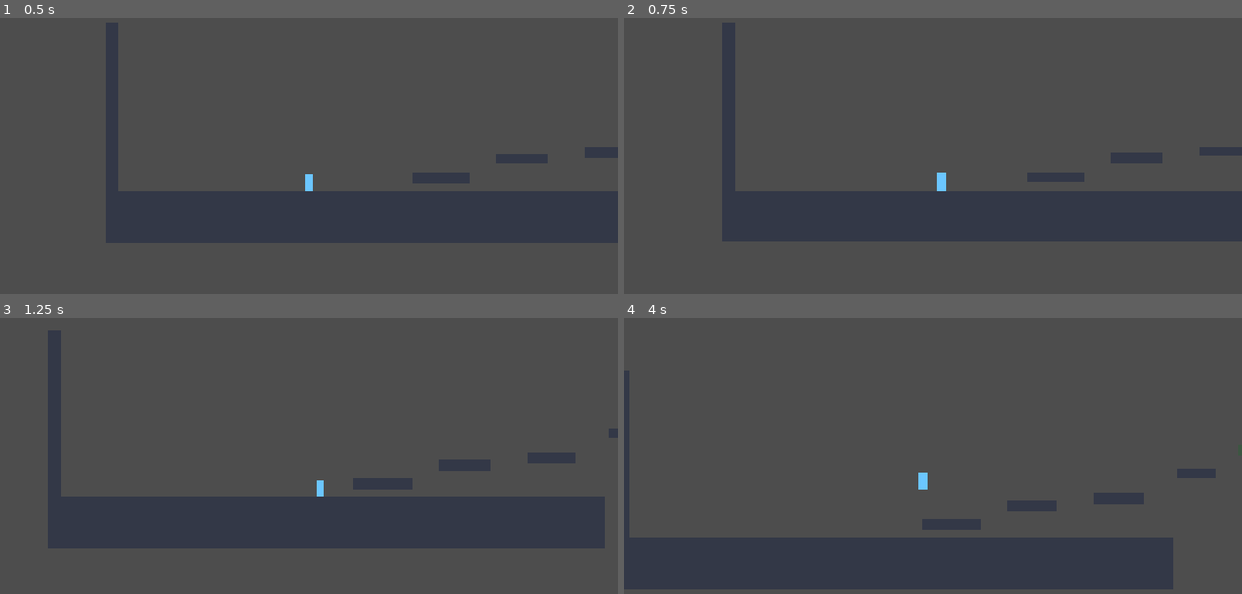
Above: before the commit, frames 1-4 (two rows, left to right).
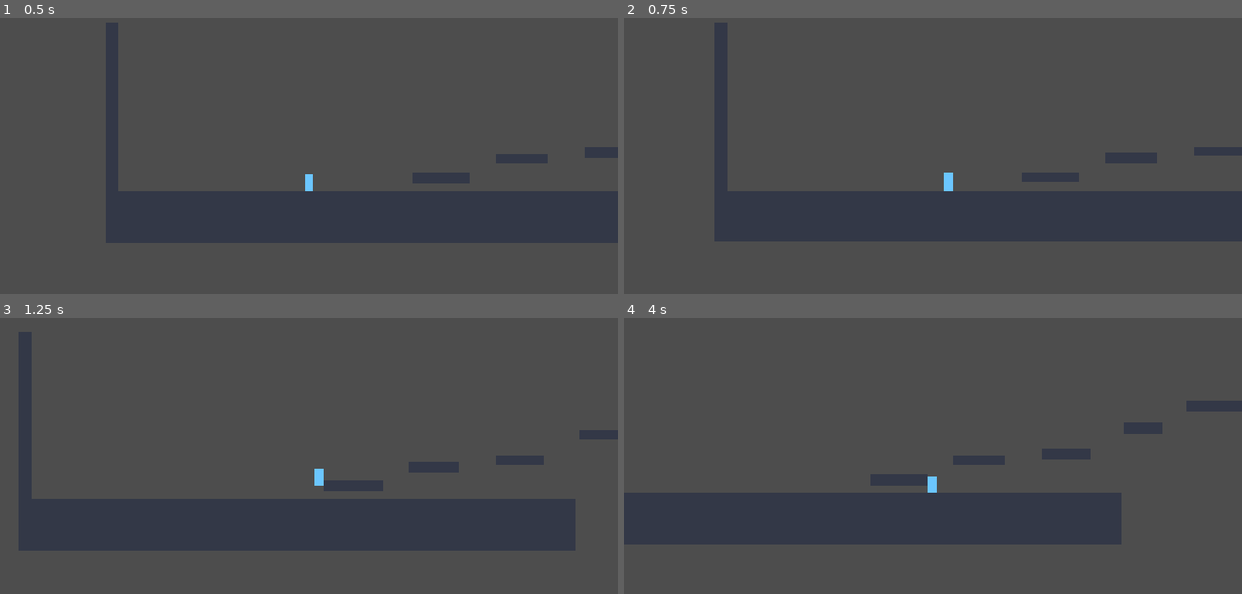
Above: after the commit, the same moments.

Repository: p4inz-code/project-ascent
Game: Godot game, scene res://scenes/main_scene.tscn
Same seed, same stepped clock (60 frames per second), same inputs: the game is played once before the commit and once after it.
Inputs (mouse positions are in pixels of both pictures, inside the frame that each line leads up to):
- Up to frame 1 (0.5 s): no input
- Up to frame 2 (0.75 s): tap Enter (ui_accept) at 0.5 s; move the mouse to (1068, 164) at 0.52 s; hold D (move_right) from 0.53 s (still down); tap Shift (dash) at 0.6 s; click (1068, 164) at 0.67 s
- Up to frame 3 (1.25 s): keep holding D (move_right); tap Space (jump) at 0.77, 1.07 s; tap J at 0.8 s
- Up to frame 4 (4 s): release D (move_right) at 1.25 s; drag from (809, 500) to (902, 552) at 1.27 s; move the mouse to (994, 406) at 2.02 s; hold D (move_right) 2.03-2.75 s; hold Space (jump) 2.03-2.75 s; tap Shift (dash) at 2.3 s; drag from (902, 552) to (747, 428) at 2.77 s; move the mouse to (1118, 533) at 3.52 s; hold A (move_left) from 3.53 s (still down); hold Space (jump) from 3.53 s (still down); tap J at 3.6 s

Frame 1 is identical in both runs. In frame 2, 2.1% of the frame differs, in the area x 14-94%, y 1-81%; in frame 3, 7.4%; in frame 4, 29%, in the area x 0-100%, y 19-99%.

Commit message:
feat: wall slide, wall jump, and dash + goal loop
Extend the player into the full precision-movement kit and close the greybox
loop:

- Wall movement: capped-speed wall slide while pressing into a wall; wall jump
  launches up and away with a brief input lockout so the push reads. Ground/
  coyote jumps keep priority.
- Dash: one fixed-speed horizontal dash per grounding, refreshed on landing,
  ends on wall contact, and bleeds excess speed back to the cap (no permanent
  momentum). Direction from input or facing.
- Level: dash gap, wall-jump wall + top ledge, and a Goal Area2D that emits
  level_completed and loops the player back to spawn.
- Remove now-dead _was_on_floor state.
- Expand headless test to cover dash (trigger/speed/bleed) and wall slide +
  wall jump; docs updated.

Validated: headless boot clean (no errors/warnings); test_movement.gd 22/22
pass. Visual/level-solvability playtest still pending a human (documented).

Co-Authored-By: Claude <noreply@anthropic.com>

Diff:
--- a/scenes/main_scene.tscn
+++ b/scenes/main_scene.tscn
@@ -1,8 +1,11 @@
-[gd_scene load_steps=4 format=3]
+[gd_scene load_steps=5 format=3]
 
 [ext_resource type="Script" path="res://scripts/main_scene.gd" id="1_main"]
 [ext_resource type="PackedScene" path="res://scenes/platform.tscn" id="2_platform"]
 [ext_resource type="PackedScene" path="res://scenes/player.tscn" id="3_player"]
+
+[sub_resource type="RectangleShape2D" id="RectangleShape2D_goal"]
+size = Vector2(56, 96)
 
 [node name="Main" type="Node2D"]
 script = ExtResource("1_main")
@@ -33,10 +36,34 @@
 position = Vector2(1520, 540)
 size = Vector2(120, 32)
 
-[node name="GoalLedge" parent="Terrain" instance=ExtResource("2_platform")]
+[node name="LaunchPad" parent="Terrain" instance=ExtResource("2_platform")]
 position = Vector2(1760, 470)
 size = Vector2(220, 32)
+
+[node name="DashPad" parent="Terrain" instance=ExtResource("2_platform")]
+position = Vector2(2320, 470)
+size = Vector2(240, 32)
+
+[node name="TopLedge" parent="Terrain" instance=ExtResource("2_platform")]
+position = Vector2(2280, 392)
+size = Vector2(180, 32)
 color = Color(0.24, 0.34, 0.26, 1)
+
+[node name="ShaftWall" parent="Terrain" instance=ExtResource("2_platform")]
+position = Vector2(2540, 360)
+size = Vector2(40, 420)
 
 [node name="Player" parent="." instance=ExtResource("3_player")]
 position = Vector2(350, 680)
+
+[node name="Goal" type="Area2D" parent="."]
+position = Vector2(2280, 328)
+
+[node name="GoalVisual" type="Polygon2D" parent="Goal"]
+color = Color(0.3, 0.85, 0.45, 0.5)
+polygon = PackedVector2Array(-28, -48, 28, -48, 28, 48, -28, 48)
+
+[node name="GoalShape" type="CollisionShape2D" parent="Goal"]
+shape = SubResource("RectangleShape2D_goal")
+
+[connection signal="body_entered" from="Goal" to="." method="_on_goal_body_entered"]
--- a/scripts/main_scene.gd
+++ b/scripts/main_scene.gd
@@ -13,6 +13,10 @@
 @onready var _player: Player = $Player
 
 var _spawn_point: Vector2
+
+## Emitted when the player reaches the level goal. Feedback/UI can hook this
+## later; for now the level simply logs and loops back to the spawn.
+signal level_completed
 
 
 func _ready() -> void:
@@ -32,3 +36,13 @@
 func _respawn() -> void:
 	_player.global_position = _spawn_point
 	_player.velocity = Vector2.ZERO
+
+
+func _on_goal_body_entered(body: Node2D) -> void:
+	if body != _player:
+		return
+	level_completed.emit()
+	print("[Main] Level complete")
+	# Greybox loop: restart from spawn. Real completion feedback/UI is a later
+	# milestone (see docs/ARCHITECTURE.md).
+	_respawn()
--- a/scripts/player.gd
+++ b/scripts/player.gd
@@ -46,6 +46,24 @@
 ## by this factor to give short/long jumps (0 = hard cut, 1 = no cut).
 @export_range(0.0, 1.0) var jump_release_damping: float = 0.5
 
+# --- Wall movement ---
+## Maximum downward speed while sliding against a wall (px/s). Much slower than
+## a free fall so walls read as "grippable".
+@export var wall_slide_speed: float = 130.0
+## Horizontal launch speed away from the wall on a wall jump (px/s).
+@export var wall_jump_push: float = 340.0
+## Wall-jump vertical launch as a multiple of the normal jump velocity.
+@export var wall_jump_up_scale: float = 1.0
+## Time after a wall jump during which horizontal input is ignored, so the push
+## away from the wall reads instead of being cancelled instantly (s).
+@export var wall_jump_lock_time: float = 0.12
+
+# --- Dash ---
+## Dash speed (px/s). One dash per grounding; refreshed on landing.
+@export var dash_speed: float = 640.0
+## How long the dash lasts (s).
+@export var dash_time: float = 0.14
+
 # --- Derived physics (computed from the tunables above) ---
 var _jump_velocity: float
 var _gravity_rising: float
@@ -54,7 +72,11 @@
 # --- Runtime state ---
 var _coyote_timer: float = 0.0
 var _jump_buffer_timer: float = 0.0
-var _was_on_floor: bool = false
+var _facing: int = 1
+var _wall_jump_lock_timer: float = 0.0
+var _is_dashing: bool = false
+var _dash_timer: float = 0.0
+var _dash_available: bool = true
 
 ## Emitted the frame the player lands after being airborne. Carries the impact
 ## fall speed so feedback systems (dust, squash, sfx) can scale to it later.
@@ -74,12 +96,21 @@
 
 
 func _physics_process(delta: float) -> void:
+	var was_airborne := not is_on_floor()
 	_update_timers(delta)
+
+	# A dash overrides normal locomotion, gravity, and wall behaviour while it
+	# is active. When it ends we fall through to the normal loop the same frame.
+	if _handle_dash(delta):
+		move_and_slide()
+		_detect_landing(was_airborne)
+		return
+
 	_apply_gravity(delta)
+	_apply_wall_slide()
 	_handle_jump()
 	_handle_horizontal(delta)
 
-	var was_airborne := not is_on_floor()
 	move_and_slide()
 	_detect_landing(was_airborne)
 
@@ -97,6 +128,12 @@
 	else:
 		_jump_buffer_timer = maxf(_jump_buffer_timer - delta, 0.0)
 
+	_wall_jump_lock_timer = maxf(_wall_jump_lock_timer - delta, 0.0)
+
+	# One dash per grounding: refresh the moment we're back on the floor.
+	if is_on_floor():
+		_dash_available = true
+
 
 func _apply_gravity(delta: float) -> void:
 	if is_on_floor():
@@ -107,11 +144,26 @@
 
 
 func _handle_jump() -> void:
-	# Fire when a buffered press meets a grounded-or-coyote state.
-	if _jump_buffer_timer > 0.0 and _coyote_timer > 0.0:
+	if _jump_buffer_timer <= 0.0:
+		# Still allow variable-height trimming even without a fresh press.
+		if Input.is_action_just_released("jump") and velocity.y < 0.0:
+			velocity.y *= jump_release_damping
+		return
+
+	# Ground (or coyote) jump takes priority over a wall jump.
+	if _coyote_timer > 0.0:
 		velocity.y = _jump_velocity
 		_jump_buffer_timer = 0.0
 		_coyote_timer = 0.0
+	elif is_on_wall_only():
+		# Launch up and away from the wall; lock horizontal input briefly so the
+		# push is not immediately cancelled by holding toward the wall.
+		var normal := get_wall_normal()
+		velocity.x = normal.x * wall_jump_push
+		velocity.y = _jump_velocity * wall_jump_up_scale
+		_facing = signi(normal.x)
+		_wall_jump_lock_timer = wall_jump_lock_time
+		_jump_buffer_timer = 0.0
 
 	# Variable height: releasing early trims the remaining rise.
 	if Input.is_action_just_released("jump") and velocity.y < 0.0:
@@ -120,6 +172,14 @@
 
 func _handle_horizontal(delta: float) -> void:
 	var direction := Input.get_axis("move_left", "move_right")
+	if not is_zero_approx(direction):
+		_facing = signi(direction)
+
+	# During the wall-jump lockout, preserve the launch momentum instead of
+	# letting input steer straight back into the wall.
+	if _wall_jump_lock_timer > 0.0:
+		return
+
 	var target := direction * max_speed
 
 	# Choose accel or decel time based on whether we're speeding up toward the
@@ -136,7 +196,44 @@
 	velocity.x = move_toward(velocity.x, target, rate * delta)
 
 
+## Clamp fall speed while sliding down a wall. Only engages when airborne,
+## pressing into the wall, and already descending.
+func _apply_wall_slide() -> void:
+	if is_on_floor() or not is_on_wall_only() or velocity.y <= 0.0:
+		return
+	var direction := Input.get_axis("move_left", "move_right")
+	var pressing_into_wall := not is_zero_approx(direction) and signi(direction) == -signi(get_wall_normal().x)
+	if pressing_into_wall:
+		velocity.y = minf(velocity.y, wall_slide_speed)
+
+
+## Drive an active dash and start a new one on request. Returns true while the
+## dash owns the player's velocity this frame.
+func _handle_dash(delta: float) -> bool:
+	if _is_dashing:
+		_dash_timer -= delta
+		# End on timeout or when a wall stops the dash dead.
+		if _dash_timer <= 0.0 or is_on_wall():
+			_is_dashing = false
+			# Bleed excess horizontal speed back to the normal cap so the dash
+			# doesn't hand the player permanent extra momentum.
+			velocity.x = clampf(velocity.x, -max_speed, max_speed)
+			return false
+		return true
+
+	if Input.is_action_just_pressed("dash") and _dash_available:
+		var direction := Input.get_axis("move_left", "move_right")
+		var dash_dir := signi(direction) if not is_zero_approx(direction) else _facing
+		_facing = dash_dir
+		_is_dashing = true
+		_dash_timer = dash_time
+		_dash_available = false
+		velocity = Vector2(dash_dir * dash_speed, 0.0)
+		return true
+
+	return false
+
+
 func _detect_landing(was_airborne: bool) -> void:
 	if was_airborne and is_on_floor():
 		landed.emit(velocity.y)
-	_was_on_floor = is_on_floor()
--- a/tests/test_movement.gd
+++ b/tests/test_movement.gd
@@ -91,5 +91,47 @@
 	_check("respawn returns player to spawn", _player.global_position.distance_to(spawn) < 2.0)
 	_check("respawn clears fall velocity", _player.velocity.y < 100.0)
 
+	# Phase 7: dash. Let the player settle, then dash right and confirm it
+	# reaches dash speed horizontally, then ends and bleeds back to the cap.
+	await _step(20)
+	_check("grounded before dash", _player.is_on_floor())
+	Input.action_press("move_right", 1.0)
+	await physics_frame
+	_press_key(KEY_J, true)
+	# Scan a few frames so the check isn't sensitive to the exact frame the
+	# dash fires on.
+	var dashed := false
+	var peak_vx := 0.0
+	for _i in 4:
+		await physics_frame
+		if _player._is_dashing:
+			dashed = true
+		peak_vx = maxf(peak_vx, _player.velocity.x)
+	_check("dash triggers", dashed)
+	_check("dash reaches dash speed", peak_vx > _player.dash_speed - 40.0)
+	_press_key(KEY_J, false)
+	Input.action_release("move_right")
+	await _step(20)
+	_check("dash ends", not _player._is_dashing)
+	_check("dash bleeds back to speed cap", absf(_player.velocity.x) <= _player.max_speed + 1.0)
+
+	# Phase 8: wall slide + wall jump. Park the player against the left face of
+	# ShaftWall (its collider spans x 2520..2560), hold into the wall, and let
+	# gravity pull it down.
+	_player.global_position = Vector2(2500.0, 400.0)
+	_player.velocity = Vector2.ZERO
+	Input.action_press("move_right", 1.0)
+	await _step(12)
+	_check("player is on the wall (airborne)", _player.is_on_wall_only())
+	_check("wall slide caps fall speed", _player.velocity.y <= _player.wall_slide_speed + 5.0)
+
+	# Wall jump: launch up and away (to the left, off a right-hand wall).
+	_press_key(KEY_SPACE, true)
+	await _step(2)
+	_check("wall jump launches away from wall", _player.velocity.x < -100.0)
+	_check("wall jump launches upward", _player.velocity.y < -100.0)
+	_press_key(KEY_SPACE, false)
+	Input.action_release("move_right")
+
 	print("[test_movement] failures=%d" % _failures)
 	quit(1 if _failures > 0 else 0)
Not shown, changed: README.md
Not shown, changed: docs/ARCHITECTURE.md
